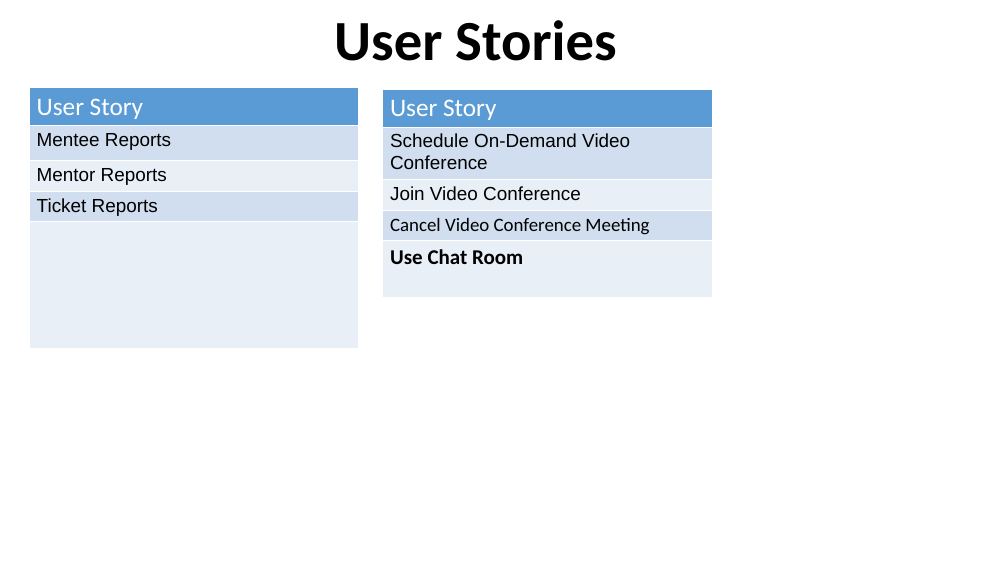
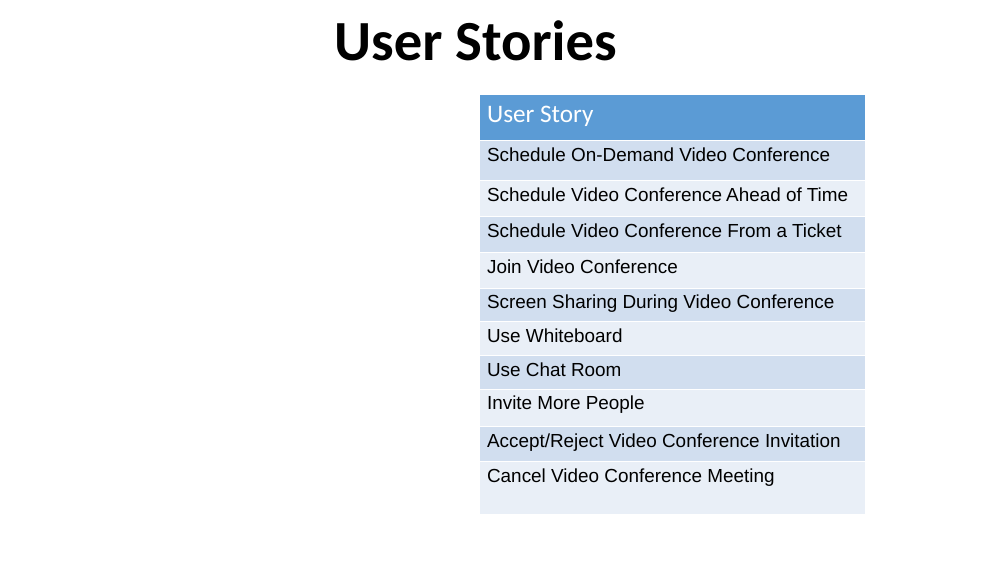
Before and after one commit to FIU-SCIS-Senior-Projects/Collaborative-Platform, a slide deck: slide 5 of FinalPresentationSlides/utilSlide.pptx. Drawn at 1008x567 pixels with LibreOffice and Linux fonts; fonts in the diff are those of the drawing. Boxes give left, top, right and bottom in pixels: in the first picture for what was removed or moved away, otherwise in the second. Text is boxed around its words. In the diff, an @@ line names an element or a change of style, - is before the commit and + after.

```diff
--- a/FinalPresentationSlides/utilSlide.pptx
+++ b/FinalPresentationSlides/utilSlide.pptx
@@ table removed at [29, 88, 359, 349], 5 rows, 1 columns @@
-User Story
-Mentee Reports
-Mentor Reports
-Ticket Reports
-
@@ table at [479, 95, 865, 515] @@
+row 3: Schedule Video Conference Ahead of Time
+row 4: Schedule Video Conference From a Ticket
+row 6: Screen Sharing During Video Conference
+row 7: Use Whiteboard
+row 8: Use Chat Room
+row 9: Invite More People
+row 10: Accept/Reject Video Conference Invitation
-row 5: Use Chat Room
@@ table: place and size @@
-table at [383, 89, 712, 297]
+table at [479, 95, 865, 515]
```
Also in this commit, not shown: 1 other file.
